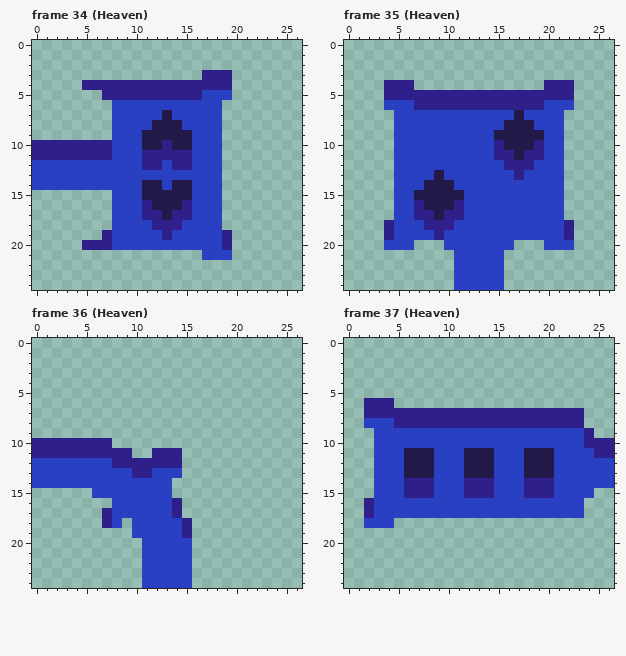
Pixel-art file, stored at Succubus/Sprites/Steps.aseprite. The picture above was drawn from the file before the commit.
27x25 pixels, 48 frames. Shown: frame 34 (Heaven), frame 35 (Heaven), frame 36 (Heaven), frame 37 (Heaven). The commit also changed other frames, which this record leaves out.
After:
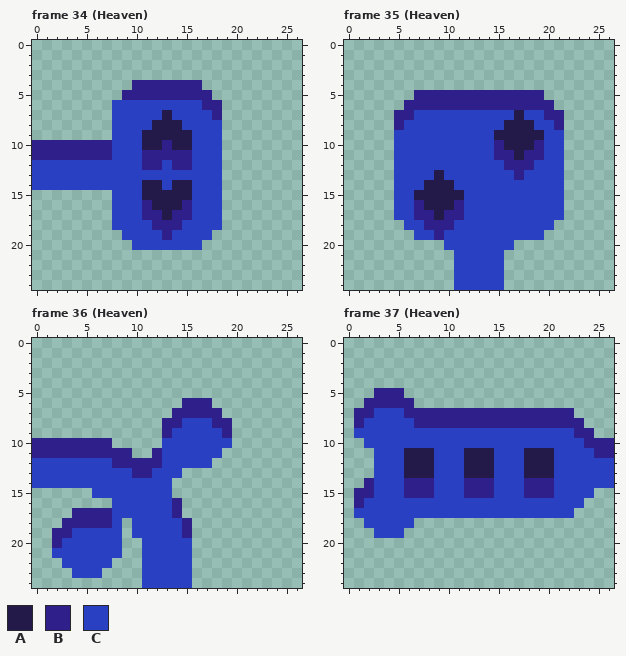
Palette (. is transparent): A #241a49  B #2f1f8b  C #2940c3
Difference:
Changed rows in their new state; - is an unchanged pixel.
Frame 34 (Heaven), layer "Main":
first column x 5:
 3 ------------...
 4 .....-------...
 5 --..--------B..
 6 ------------BB-
 7 -------------B-
first column x 5:
19 --..---------..
20 .....-------...
21 ------------...
Frame 35 (Heaven), layer "Main":
first column x 4:
 4 ...-------------...
 5 ...-------------...
 6 ..B-------------B..
 7 -BB-------------BB-
 8 -B---------------B-
first column x 4:
18 ..---------------..
19 ...-------------...
20 ...-------------...
Frame 36 (Heaven), layer "Main":
first column x 13:
 6 --BBB--
 7 -BBBBB-
 8 BBCCCBB
 9 BCCCCCB
10 CCCCCCC
11 CCCCCC-
12 CCCCC--
first column x 2:
17 --BBB--
18 -BBBB--
19 BBCCCCC
20 BCCCCCC
21 CCCCCCC
22 -CCCCC-
23 --CCC--
Frame 37 (Heaven), layer "Main":
first column x 1:
 5 --BBB------------------
 6 ----BB-----------------
 7 B-CCC-----------------.
 8 B---CC-----------------
 9 CC--------------------B
10 -C---------------------
first column x 1:
14 -B---------------------
15 BB---------------------
16 BC---------------------
17 CC--------------------.
18 ----CC-----------------
19 --CCC------------------
